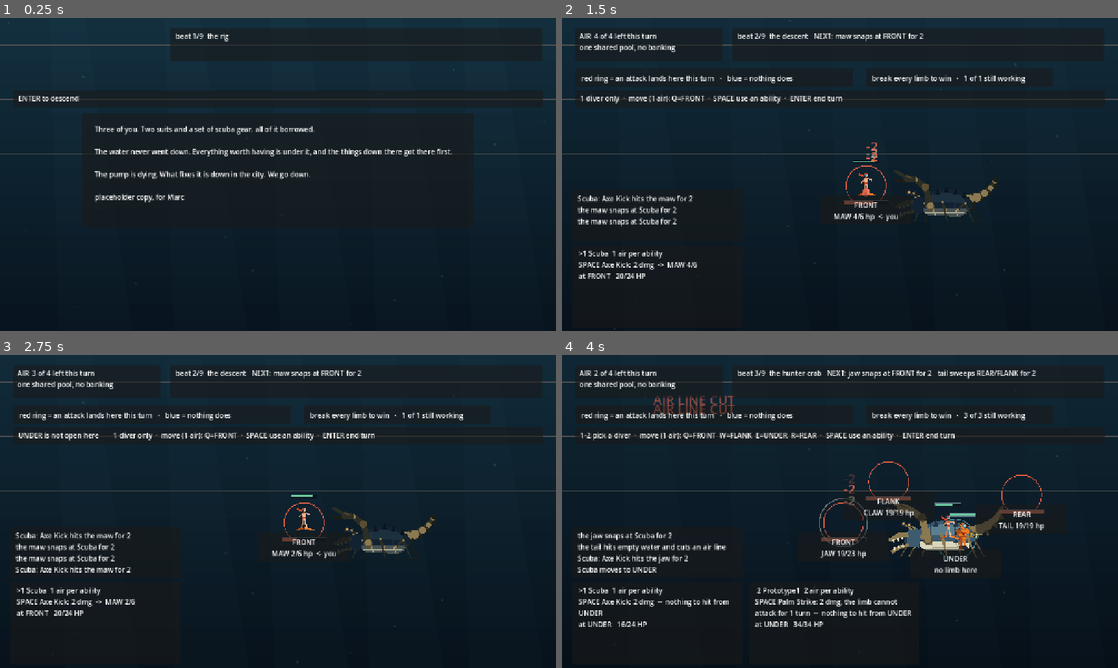
Above: before the commit, frames 1-4 (two rows, left to right).
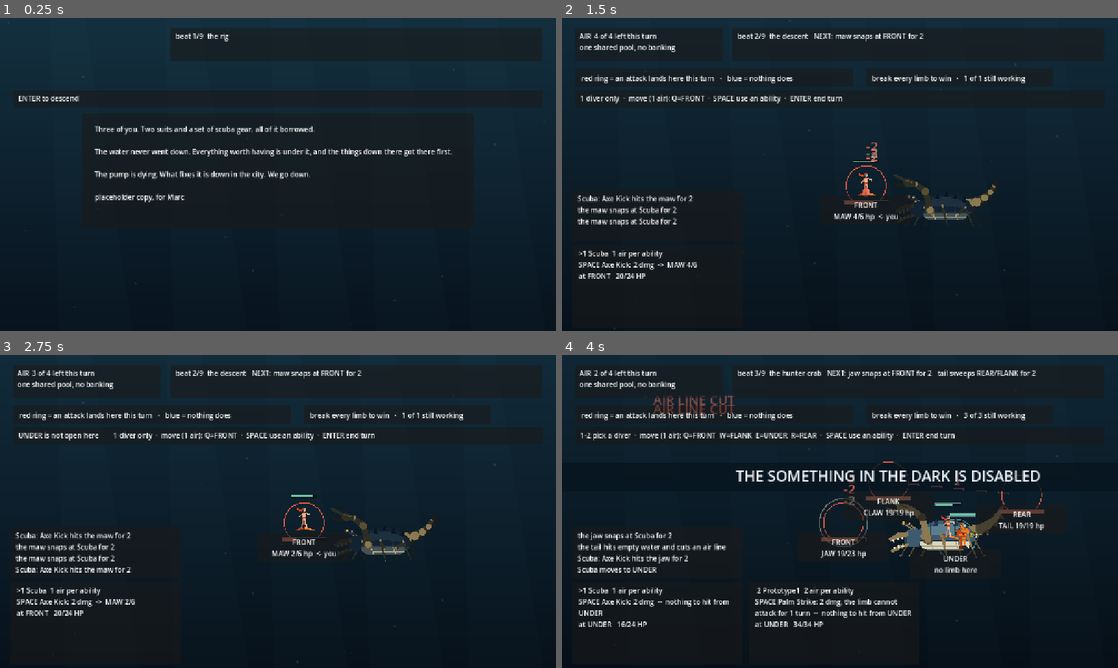
Above: after the commit, the same moments.

Repository: ImmortalDemonGod/salvage
Game: Godot game, scene res://game/main.tscn
Two runs of this game, one before a commit and one after it. Both use one fixed random seed, a clock stepped at 60 frames per second and the inputs below.
Inputs:
- Up to frame 1 (0.25 s): no input
- Up to frame 2 (1.5 s): tap Enter at 0.5, 0.8, 1.35 s; hold W 0.53-1.28 s; tap 4 at 0.6 s; tap Space at 0.77 s
- Up to frame 3 (2.75 s): tap Space at 1.52 s; tap E at 1.55, 2.1 s; hold W from 2.03 s (still down); tap 4 at 2.3 s
- Up to frame 4 (4 s): tap Space at 2.75, 3.02, 3.77 s; tap 4 at 2.85 s; tap Enter at 3.05, 3.6 s; release W at 3.53 s; tap E at 3.8 s

The runs differ from the first frame. In frame 1, 0.3% of the frame differs, in the area x 0-100%, y 8-44%; in frame 2, 1.2%; in frame 3, 0.8%; in frame 4, 2.0%, in the area x 0-100%, y 8-65%.

Commit message:
show the attack instead of describing it, and give the run an ending
The human playing it: "i dont know what to do i have to read a ton the
game feels like random button pressing where nothing but a number
changes." The telegraph was exact and completely textual, so the best
thing this prototype has was buried in a sentence.

- the telegraph is now DRAWN: a dashed reach from each limb that is
  winding up to every station it will hit, pulsing, with the damage on the
  line. The words stay for exactness; the picture carries the read.
- the enemy body lunges at the station it strikes, pulling back first and
  committing forward. The most severe finding from the last playtest was
  that enemy attacks read as nothing, and the first answer here was a line
  segment drawn over a creature that never moved.
- winning cut straight to the next screen, so the instant you won was the
  instant the thing you beat vanished. A banner holds over the frame. It
  does NOT hold the run: a hold that swallows input steals a keypress from
  the player and desyncs every replay, so the ladder advances exactly as
  before and only the drawing lingers.
- finishing all nine beats printed the words "run complete" into a HUD
  label. There is an ending screen now: headline, beats cleared, salvage
  lost, whether the squad came back whole, and a credit line.

Also fixed, all three found by an independent audit of the docs against
the code: every fight ended with "the crab is disabled" including the vent
worm and the dredge; pressing 4 at the three-valve lock explained that a
valve which does not exist was under water; and the lock beats still
printed "(placeholder)" on screen because the strip only walked scene
beats. The gradient banded visibly at 24 steps and now uses 180.

Diff:
--- a/game/fx.gd
+++ b/game/fx.gd
@@ -76,6 +76,18 @@
 			off += (e.to - e.at).normalized() * 18.0 * (1.0 - k2) * sin(k2 * PI * 3.0)
 	return off
 
+# the whole creature throwing itself at the station it is striking
+func body_offset() -> Vector2:
+	var off := Vector2.ZERO
+	for e in live:
+		if e.kind != "body":
+			continue
+		var k: float = e.k()
+		# a short pull BACK, then the commit forward, then settle
+		var f: float = -0.35 * sin(k * PI * 0.9) if k < 0.28 else sin((k - 0.28) / 0.72 * PI)
+		off += (e.to - e.at).normalized() * 34.0 * f
+	return off
+
 # 0 when calm, up to 1 at the instant a limb is struck
 func limb_flash(idx: int) -> float:
 	var v := 0.0
--- a/game/main.gd
+++ b/game/main.gd
@@ -7,6 +7,7 @@
 const Art := preload("res://game/art.gd")
 const Fx := preload("res://game/fx.gd")
 const Run := preload("res://sim/run.gd")
+const Beats := preload("res://content/beats.gd")
 const Sfx := preload("res://game/sfx.gd")
 
 const DESIGN := Vector2(1280, 720)
@@ -315,6 +316,7 @@
 					var d = combat.divers[who]
 					var src: Vector2 = _limb_at(lb) if lb >= 0 else Vector2(DESIGN.x * 0.8, DESIGN.y * 0.4)
 					var dst: Vector2 = diver_foot(d)
+					fx.add("body", 0.36, src, dst, "", HURT)
 					fx.add("bolt", 0.28, src, dst, "", HURT)
 					fx.add("recoil", 0.42, src, dst, "", HURT, who)
 					fx.add("float", 1.05, dst + Vector2(0, -70), Vector2.ZERO, "-%d" % n, HURT)
@@ -347,6 +349,10 @@
 		_stamp_title()
 	_clock += dt
 	fx.tick(dt)
+	if _hold > 0.0:
+		_hold -= dt
+		if _hold <= 0.0:
+			_won = ""
 	# the board breathes even when nothing is happening, so a turn spent
 	# thinking is not a still image
 	queue_redraw()
@@ -354,6 +360,30 @@
 func _stamp_title() -> void:
 	var b: Dictionary = run.current()
 	DisplayServer.window_set_title("SALVAGE beat=%s" % String(b.get("id", "?")))
+
+func _draw_ending() -> void:
+	var f: Font = ThemeDB.fallback_font
+	var w: Vector2 = size.max(DESIGN)
+	draw_rect(Rect2(Vector2.ZERO, w), Color(0.02, 0.05, 0.09, 0.86))
+	var cx: float = w.x * 0.5 - 250.0
+	var y: float = w.y * 0.30
+	var lost := int(run.salvage_lost)
+	var head := "THE PUMP TURNS OVER" if lost == 0 else "THE PUMP TURNS OVER, BARELY"
+	draw_string(f, Vector2(cx, y), head, HORIZONTAL_ALIGNMENT_LEFT, -1, 40, Color(0.86, 0.93, 0.96))
+	draw_string(f, Vector2(cx, y + 46), "placeholder copy, for Marc",
+		HORIZONTAL_ALIGNMENT_LEFT, -1, 17, Color(0.55, 0.64, 0.70))
+	var rows: Array = [
+		"beats cleared        %d of %d" % [Beats.LADDER.size(), Beats.LADDER.size()],
+		"salvage lost         %d" % lost,
+		"the squad came back  %s" % ("whole" if lost == 0 else "lighter than it went down"),
+	]
+	for i in range(rows.size()):
+		draw_string(f, Vector2(cx, y + 108 + 34 * float(i)), String(rows[i]),
+			HORIZONTAL_ALIGNMENT_LEFT, -1, 23, Color(0.78, 0.86, 0.90))
+	draw_string(f, Vector2(cx, y + 232), "SALVAGE   a Team Ratateam prototype",
+		HORIZONTAL_ALIGNMENT_LEFT, -1, 21, Color(0.66, 0.78, 0.84))
+	draw_string(f, Vector2(cx, y + 262), "art Glass_Goat   ·   words Marc   ·   placeholder art and copy throughout",
+		HORIZONTAL_ALIGNMENT_LEFT, -1, 17, Color(0.55, 0.64, 0.70))
 
 func _refresh() -> void:
 	_stamp_title()
@@ -367,7 +397,7 @@
 	var scene_p: Control = ui_scene.get_parent()
 	if run.puzzle != null:
 		scene_p.position = Vector2(190, 620)
-		scene_p.size = Vector2(900, 96)
+		scene_p.size = Vector2(900, 118)
 	else:
 		scene_p.position = SCENE_PANEL_AT
 		scene_p.size = SCENE_PANEL_SIZE
@@ -388,10 +418,10 @@
 		if run.puzzle.solved():
 			want = "the way out is open"
 		elif run.puzzle.stage == 2:
-			want = "(placeholder) The way out sits above chamber A. Fill A, keep B dry."
+			want = "The way out sits above chamber A. Fill A, keep B dry."
 		else:
-			want = "(placeholder) The way out is above the waterline. Fill the chamber to the top."
-		ui_scene.text = want
+			want = "The way out is above the waterline. Fill the chamber to the top."
+		ui_scene.text = want + "\n\nplaceholder copy, for Marc"
 		var vk := ["1", "2", "3", "4"]
 		var labels: Array = []
 		for i in range(run.puzzle.valves()):
@@ -601,8 +631,15 @@
 
 # A finished fight advances the ladder. The run owns progression; the
 # scene only asks it to move.
+# Winning cut straight to the next screen, so the moment you won was the
+# moment the thing you won against vanished. Hold it.
+var _hold := 0.0
+var _won := ""
+
 func _after() -> void:
 	if combat != null and combat.outcome != "ongoing":
+		_won = ("THE %s IS DISABLED" % String(combat.enc.get("title", "enemy")).to_upper()) if combat.outcome == "victory" else "THE SQUAD IS LOST"
+		_hold = 1.4
 		run.advance()
 		combat = run.combat
 		selected = 0
@@ -627,7 +664,7 @@
 			else: _select(2)
 			_refresh()
 		KEY_4:
-			if run.puzzle != null: run.puzzle.toggle(3)
+			if run.puzzle != null and run.puzzle.valves() > 3: run.puzzle.toggle(3)
 			_refresh()
 		KEY_Q: player_move(Combat.FRONT)
 		KEY_W: player_move(Combat.FLANK)
@@ -742,10 +779,10 @@
 	# a vertical gradient: brighter at the surface, black at the floor
 	var top: Color = Color(0.075, 0.185, 0.245).lerp(Color(0.020, 0.055, 0.095), d)
 	var bot: Color = Color(0.030, 0.075, 0.115).lerp(Color(0.005, 0.014, 0.030), d)
-	var bands := 24
+	var bands := 180
 	for i in range(bands):
 		var f: float = float(i) / float(bands - 1)
-		draw_rect(Rect2(Vector2(0, w.y * f), Vector2(w.x, w.y / float(bands) + 1.0)), top.lerp(bot, f))
+		draw_rect(Rect2(Vector2(0, floor(w.y * f)), Vector2(w.x, ceil(w.y / float(bands)) + 1.0)), top.lerp(bot, f))
 	# light coming down from the surface, weaker the deeper you are
 	var lit: float = (1.0 - d) * 0.5
 	if lit > 0.02:
@@ -773,6 +810,45 @@
 const BAR_OK := Color(0.42, 0.78, 0.62)
 const BAR_LOW := Color(0.88, 0.52, 0.30)
 const BAR_LIMB := Color(0.82, 0.44, 0.34)
+
+func _draw_windup() -> void:
+	var f: Font = ThemeDB.fallback_font
+	var pulse: float = 0.55 + 0.45 * sin(_clock * 4.2)
+	for it in combat.intents():
+		var lb: int = int(it.limb)
+		if int(combat.limb_stun[lb]) > 0 or combat.limb_broken[lb]:
+			continue
+		var src: Vector2 = _limb_at(lb)
+		for st in it.stations:
+			if not combat.station_open(int(st)):
+				continue
+			var dst: Vector2 = place(int(st))
+			var dir: Vector2 = (dst - src)
+			if dir.length() < 1.0:
+				continue
+			var n: Vector2 = dir.normalized()
+			var a: Vector2 = src + n * 30.0
+			var b: Vector2 = dst - n * 48.0
+			# a dashed reach, so it reads as "about to" rather than "is"
+			var segs := 9
+			for i in range(segs):
+				if i % 2 == 1:
+					continue
+				var t0: float = float(i) / float(segs)
+				var t1: float = float(i + 1) / float(segs)
+				draw_line(a.lerp(b, t0), a.lerp(b, t1),
+					Color(0.92, 0.42, 0.32, 0.20 + 0.40 * pulse), 3.0)
+			var mid: Vector2 = a.lerp(b, 0.52)
+			draw_string(f, mid + Vector2(-7, -8), str(int(it.dmg)),
+				HORIZONTAL_ALIGNMENT_LEFT, -1, 21, Color(0.98, 0.62, 0.50, 0.55 + 0.45 * pulse))
+
+func _draw_banner() -> void:
+	var f: Font = ThemeDB.fallback_font
+	var w: Vector2 = size.max(DESIGN)
+	var y: float = w.y * 0.36
+	draw_rect(Rect2(Vector2(0, y - 12), Vector2(w.x, 66)), Color(0.03, 0.08, 0.12, 0.80))
+	draw_string(f, Vector2(w.x * 0.5 - 240.0, y + 32), _won,
+		HORIZONTAL_ALIGNMENT_LEFT, -1, 34, Color(0.92, 0.95, 0.97))
 
 func _draw_bars() -> void:
 	# one per live limb, sitting on its own ring rather than in a corner
@@ -800,6 +876,11 @@
 	# failing to fill its window.
 	_draw_water()
 	# the lock is inside the wreck, so it is lit by what you brought
+	if run != null and run.finished:
+		_draw_ending()
+		return
+	if _won != "" and combat == null:
+		_draw_banner()
 	if run != null and run.puzzle != null:
 		_draw_lock(run.puzzle)
 		return
@@ -834,13 +915,16 @@
 		Art.stretch = 1.55        # long and thin
 	elif String(art.get("kind", "crab")) == "dredge":
 		Art.stretch = 0.78        # squat and blocky
-	Art.draw_crab(self, Vector2(float(ap[0]), float(ap[1])) + Vector2(0, 150), asc, combat.limb_broken)
+	Art.draw_crab(self, Vector2(float(ap[0]), float(ap[1])) + Vector2(0, 150) + fx.body_offset() + fx.idle(7) * 1.6, asc, combat.limb_broken)
 	Art.tint = Color(1, 1, 1)
 	Art.stretch = 1.0
 	for d in combat.divers:
 		if d.down:
 			continue
 		Art.draw_diver(self, d.cost, diver_foot(d) + fx.diver_offset(int(d.id)) + fx.idle(int(d.id)), DIVER_SCALE, 1)
+	if _won != "":
+		_draw_banner()
+	_draw_windup()
 	_draw_bars()
 	_draw_fx()
 
--- a/sim/combat.gd
+++ b/sim/combat.gd
@@ -383,7 +383,7 @@
 		if not b:
 			return
 	outcome = "victory"
-	log_lines.append("the crab is disabled")
+	log_lines.append("%s is disabled" % String(enc.get("title", "the crab")))
 
 # ---- enemy turn --------------------------------------------------------
 func end_turn() -> void:
